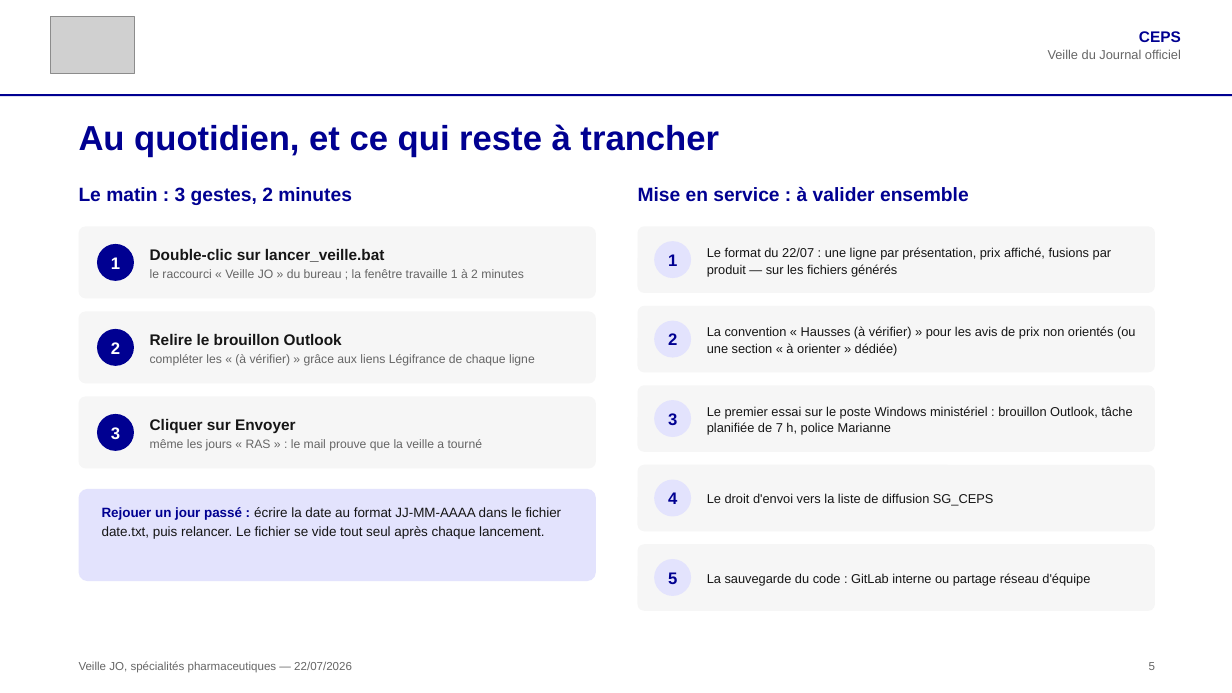
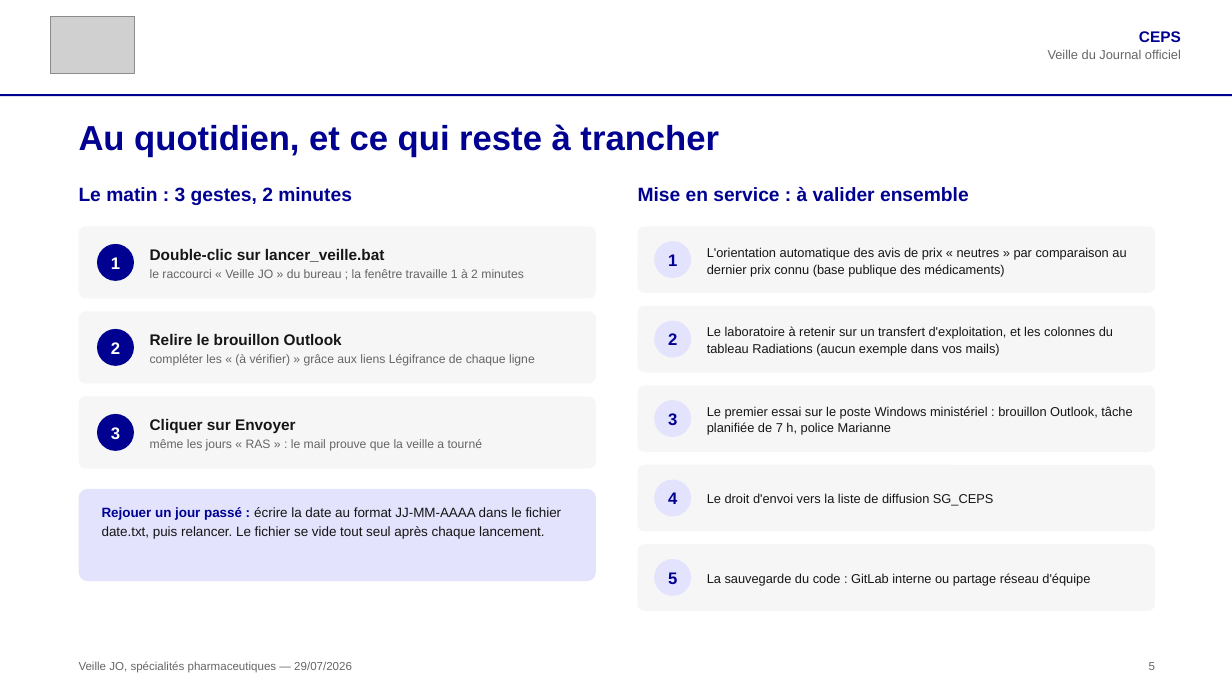
Before and after one commit to SocialGouv/Veille_JO, a slide deck: slide 5 of presentation_veille_JO.pptx. Drawn at 1232x693 pixels with LibreOffice and Linux fonts; fonts in the diff are those of the drawing; grey boxes stand for pictures. Boxes give left, top, right and bottom in pixels: in the first picture for what was removed or moved away, otherwise in the second. Text is boxed around its words. In the diff, an @@ line names an element or a change of style, - is before the commit and + after.

Commit message:
docs: update presentation_veille_jo.pptx

```diff
--- a/presentation_veille_JO.pptx
+++ b/presentation_veille_JO.pptx
@@ text at <box>707,247,1126,276</box>: text changed @@
-Le format du 22/07 : une ligne par présentation, prix affiché, fusions par produit — sur les fichiers générés
+L'orientation automatique des avis de prix « neutres » par comparaison au dernier prix connu (base publique des médicaments)
@@ text at <box>707,326,1113,356</box>: text changed @@
-La convention « Hausses (à vérifier) » pour les avis de prix non orientés (ou une section « à orienter » dédiée)
+Le laboratoire à retenir sur un transfert d'exploitation, et les colonnes du tableau Radiations (aucun exemple dans vos mails)
@@ text at <box>79,661,352,673</box>: text changed @@
-Veille JO, spécialités pharmaceutiques — 22/07/2026
+Veille JO, spécialités pharmaceutiques — 29/07/2026
```
Also in this commit, not shown: 4 other slides changed, 1 other file.
